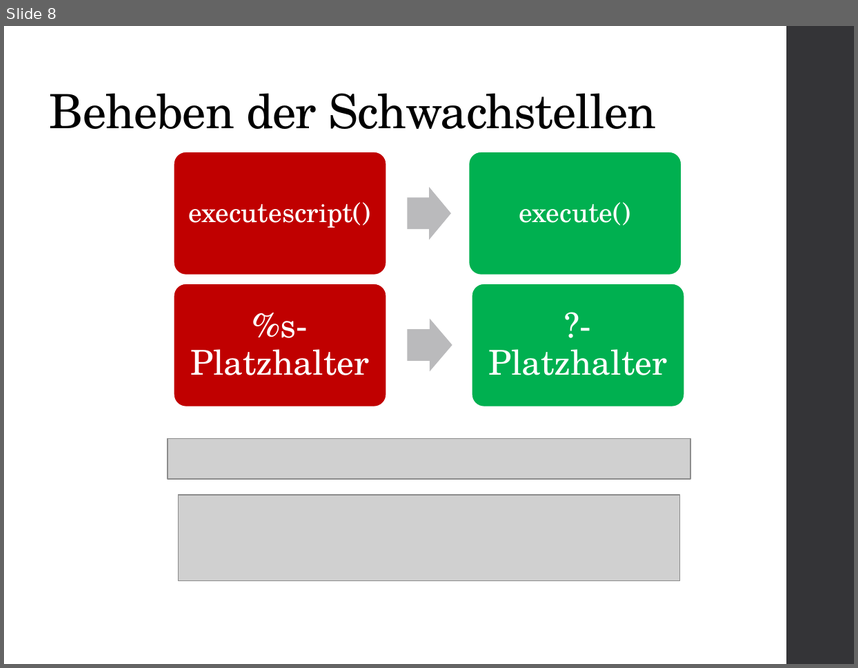
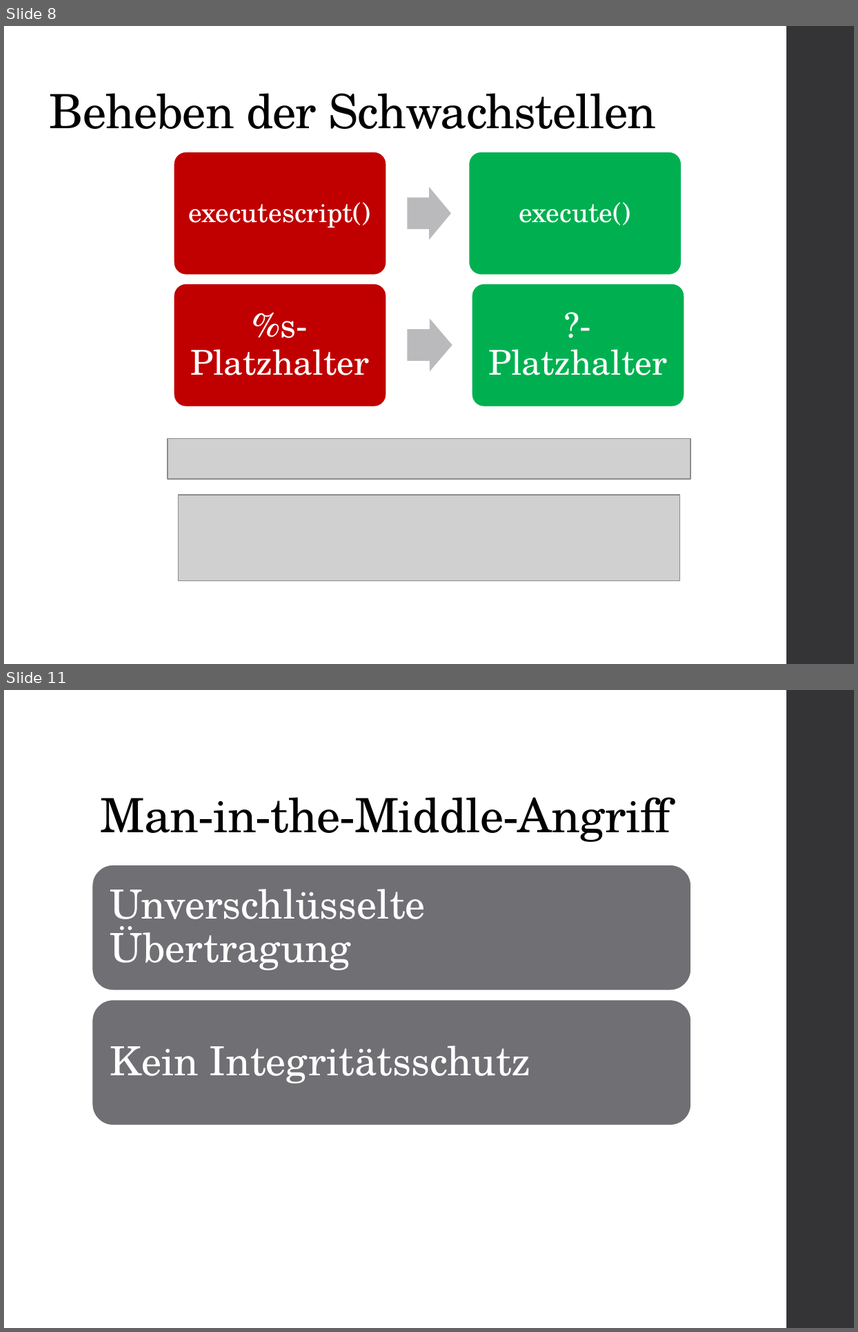
Before and after one commit to hagengruber/chess_server_strong, a slide deck: Chess Server.pptx. Shown one above the other, each under a label of ours: slide 8 before the commit, slides 8 and 11 after it; the slides between them are not shown. The pictures are 858x668 and 858x1332 pixels, drawn with LibreOffice and Linux fonts; fonts in the diff are those of the drawing; grey boxes stand for pictures. Boxes give left, top, right and bottom in pixels: in the first picture for what was removed or moved away, otherwise in the second. Text is boxed around its words. In the diff, an @@ line names an element or a change of style, - is before the commit and + after.

```diff
--- a/Chess Server.pptx
+++ b/Chess Server.pptx
@@ slide 11 added at (4,690,854,1328), background #FFFFFF; not listed: 1 template element that a slide beside it also shows @@
@@ title added at (101,797,670,842), 40 pt, text #000000 @@
+Man-in-the-Middle-Angriff
@@ freeform shape added at (92,865,691,990), fill #6F6F74, outline #FFFFFF 1.1 pt, 34 pt, text #FFFFFF @@
+Unverschlüsselte Übertragung
@@ freeform shape added at (92,999,691,1125), fill #6F6F74, outline #FFFFFF 1.1 pt, 34 pt, text #FFFFFF @@
+Kein Integritätsschutz
```
Also in this commit, not shown: 5 other slides added.
